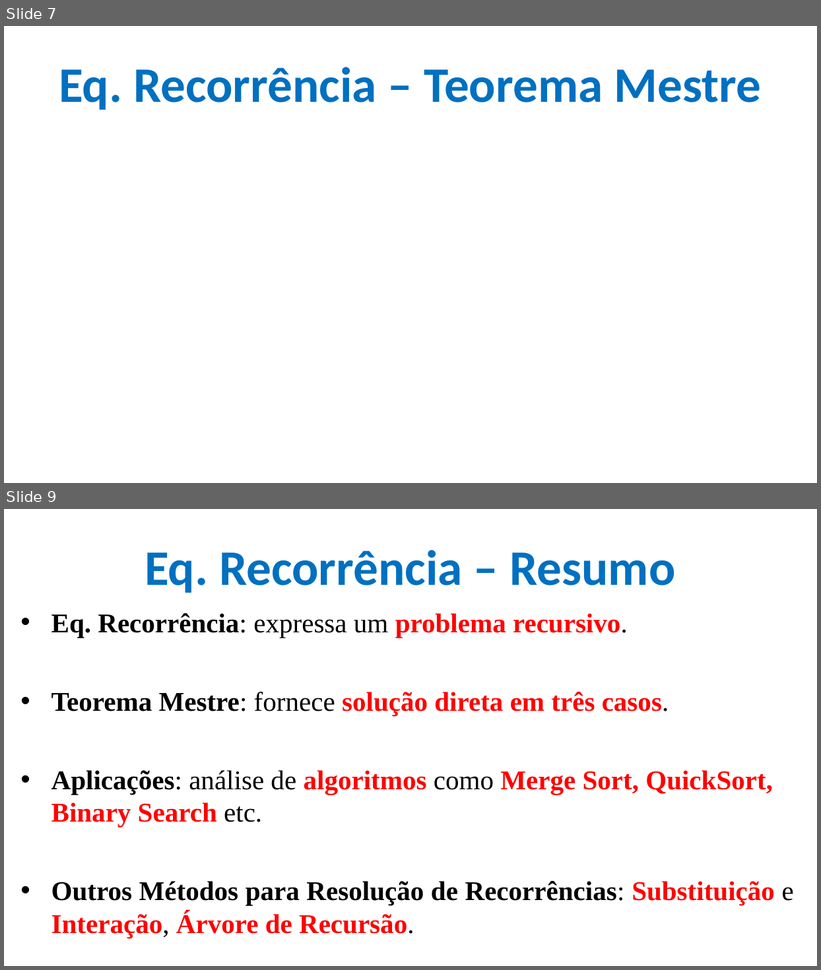
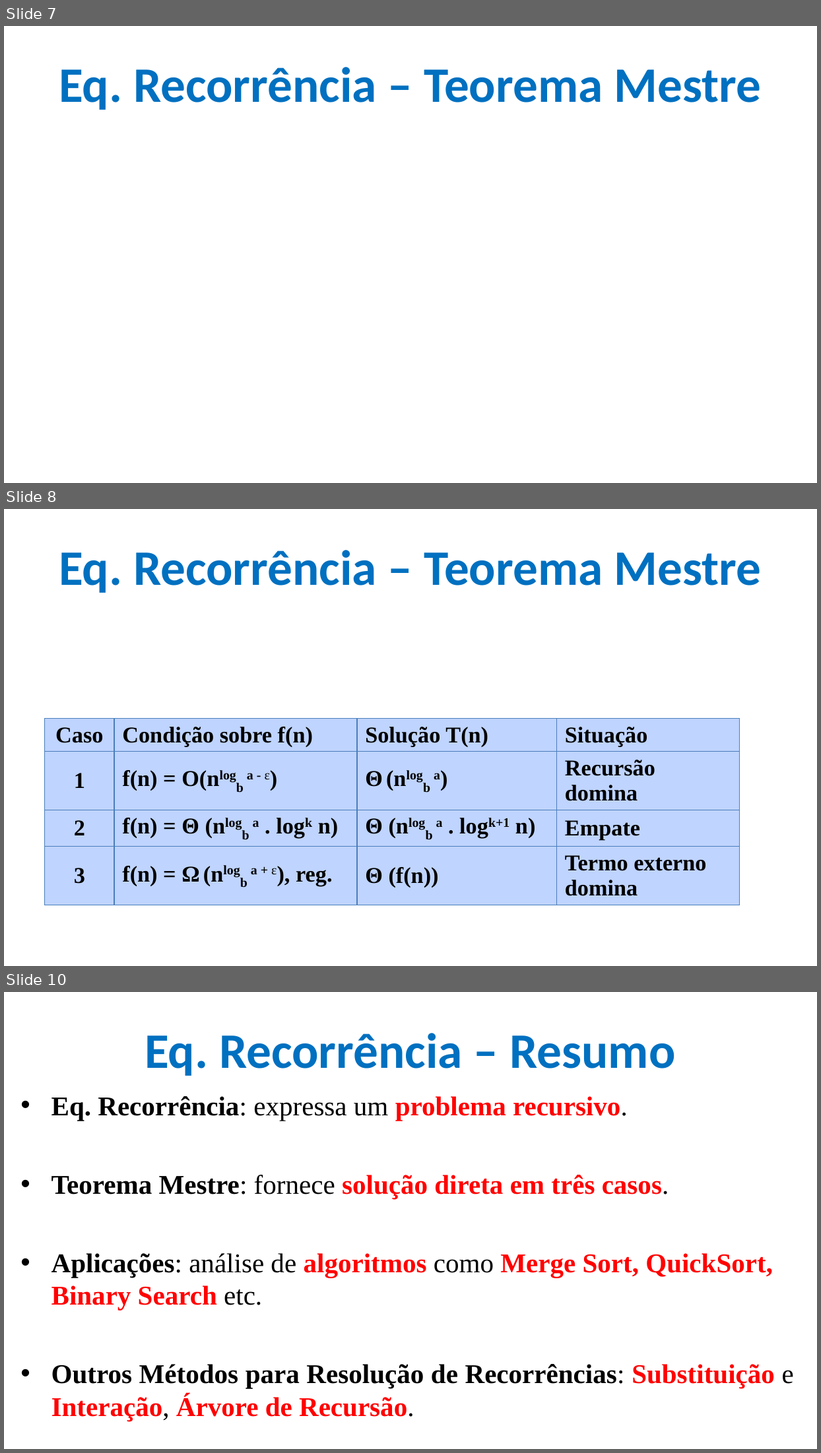
Before and after one commit to CloudEducationBrazil/WydenAlgoritmosEComplexidade, a slide deck: 01 Classes/Aula 08 - Algoritmos e Complexidade - Equações de Recorrência.pptx. Shown one above the other, each under a label of ours: slides 7 and 9 before the commit, slides 7, 8 and 10 after it; the slides between them are not shown. The pictures are 821x970 and 821x1453 pixels, drawn with LibreOffice and Linux fonts; fonts in the diff are those of the drawing; grey boxes stand for pictures; background and template pictures are left out. Boxes give left, top, right and bottom in pixels: in the first picture for what was removed or moved away, otherwise in the second. Text is boxed around its words. In the diff, an @@ line names an element or a change of style, - is before the commit and + after.

Commit message:
Alg e Compl Eq Recorrência Erxercícios 09102025

```diff
--- a/01 Classes/Aula 08 - Algoritmos e Complexidade - Equações de Recorrência.pptx
+++ b/01 Classes/Aula 08 - Algoritmos e Complexidade - Equações de Recorrência.pptx
@@ slide 8 added at [4, 509, 817, 966], background picture (left out) @@
@@ title added at [59, 550, 762, 593], 44 pt, text #0070C0, bold @@
+Eq. Recorrência – Teorema Mestre
@@ table added at [45, 719, 741, 914], 4 rows, 4 columns @@
+Caso | Condição sobre f(n) | Solução T(n) | Situação
+1 | f(n) = O(nlogb a - ε) | Θ (nlogb a) | Recursão domina
+2 | f(n) = Θ (nlogb a . logk n) | Θ (nlogb a . logk+1 n) | Empate
+3 | f(n) = Ω (nlogb a + ε), reg. | Θ (f(n)) | Termo externo domina
@@ what was slide 9 is now slide 10 @@
```
Also in this commit, not shown: 1 slide changed, 2 other files.
